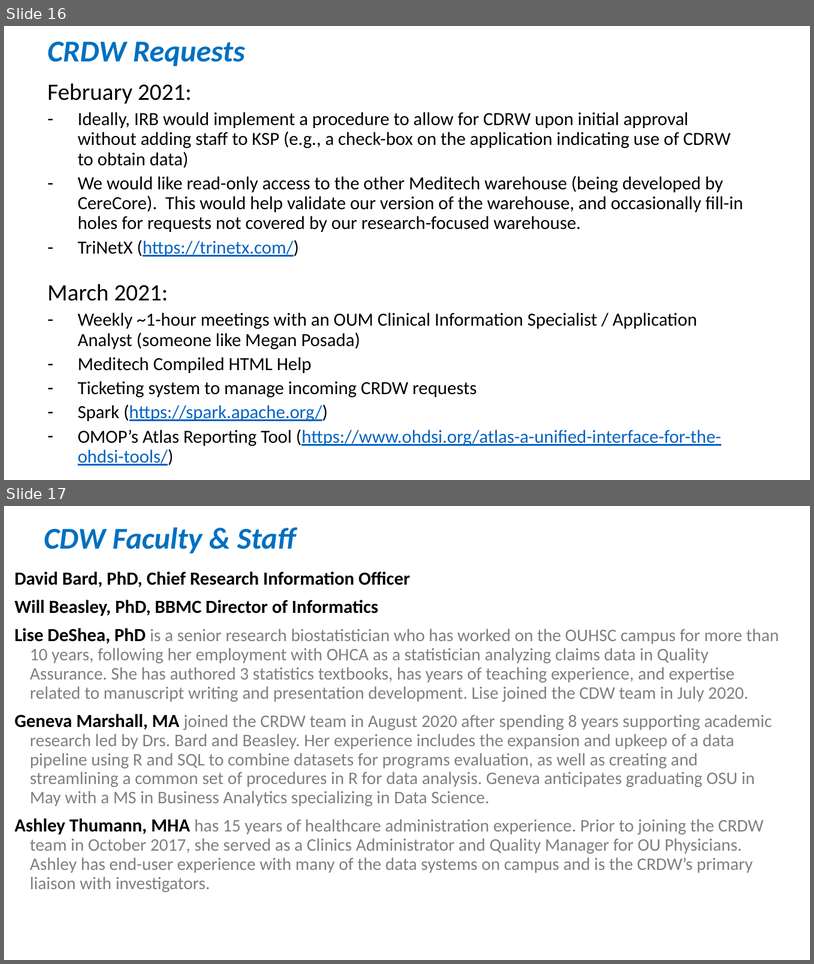
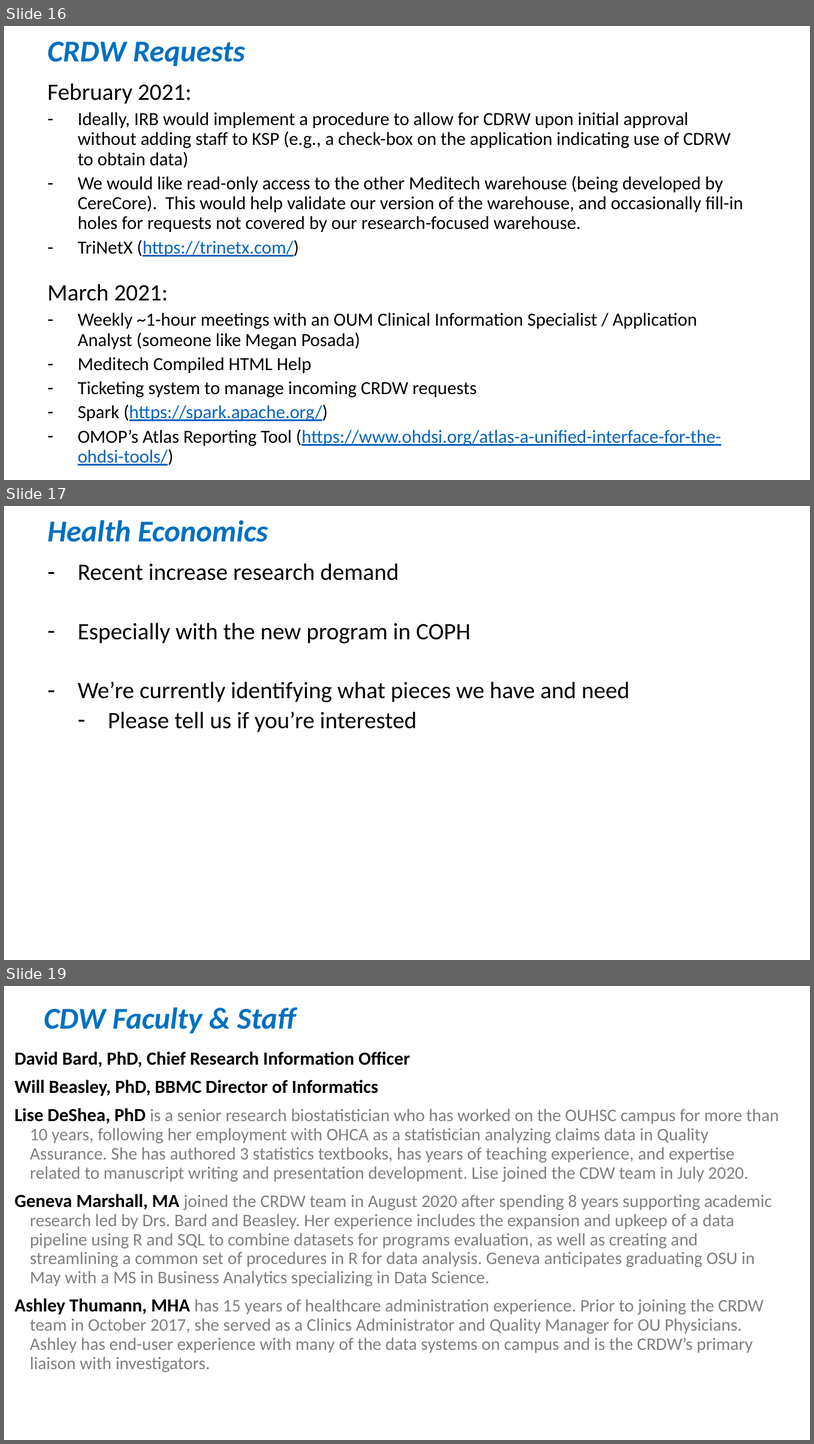
Before and after one commit to OuhscBbmc/prairie-outpost-public, a slide deck: publications/presentation-2021-04-oumbi/crdw-2021-04.pptx. Shown one above the other, each under a label of ours: slides 16 and 17 before the commit, slides 16, 17 and 19 after it; the slides between them are not shown. The pictures are 814x964 and 814x1444 pixels, drawn with LibreOffice and Linux fonts; fonts in the diff are those of the drawing. Boxes give left, top, right and bottom in pixels: in the first picture for what was removed or moved away, otherwise in the second. Text is boxed around its words. In the diff, an @@ line names an element or a change of style, - is before the commit and + after.

Commit message:
n3c & health economics

```diff
--- a/publications/presentation-2021-04-oumbi/crdw-2021-04.pptx
+++ b/publications/presentation-2021-04-oumbi/crdw-2021-04.pptx
@@ slide 17 added at bbox=[4, 506, 810, 960], background #FFFFFF @@
@@ title added at bbox=[47, 520, 268, 542], 36 pt, text #0070C0, bold, italic @@
+Health Economics
@@ text added at bbox=[78, 563, 630, 732], 28 pt, text #000000 @@
+  – Recent increase research demand
+  – Especially with the new program in COPH
+  – We’re currently identifying what pieces we have and need
+    – Please tell us if you’re interested
@@ what was slide 17 is now slide 19 @@
```
Also in this commit, not shown: 1 other slide added.
